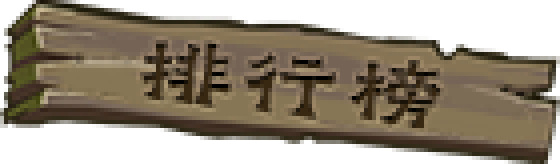
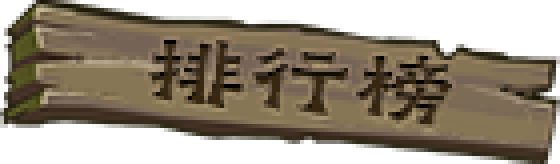
Two versions of the same layered image (560x164). Layer-by-layer changes:
renamed "GraveBustedStoneLishuSc.ttf｜默认" to "项目字体｜排行榜", painted on it over [140, 40, 452, 132]
